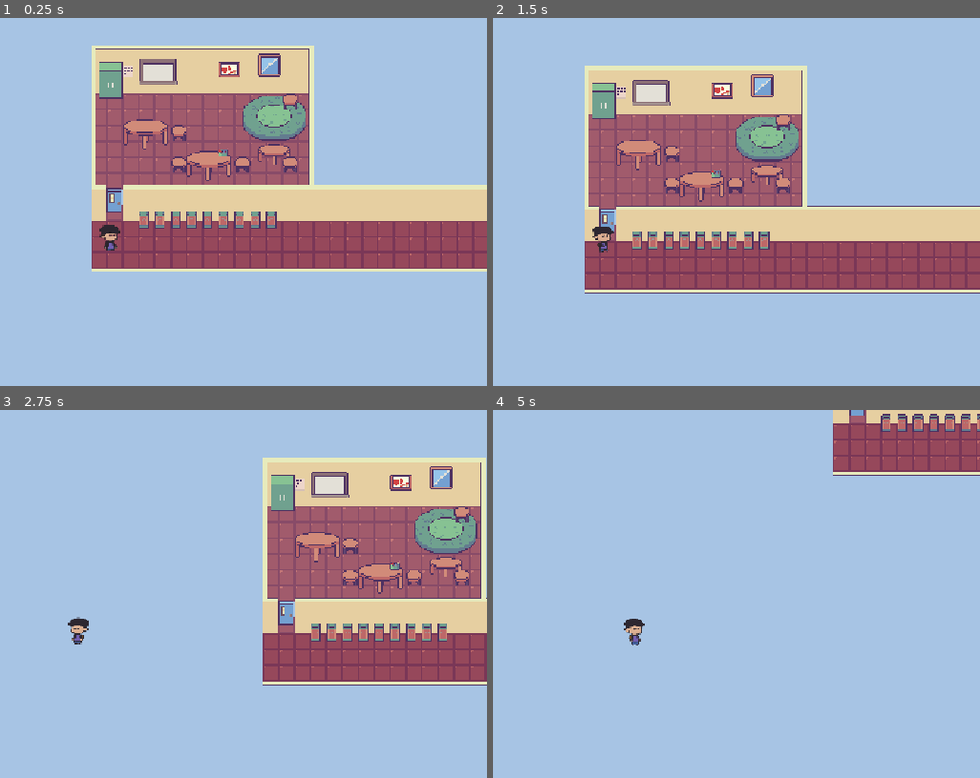
Above: before the commit, frames 1-4 (two rows, left to right).
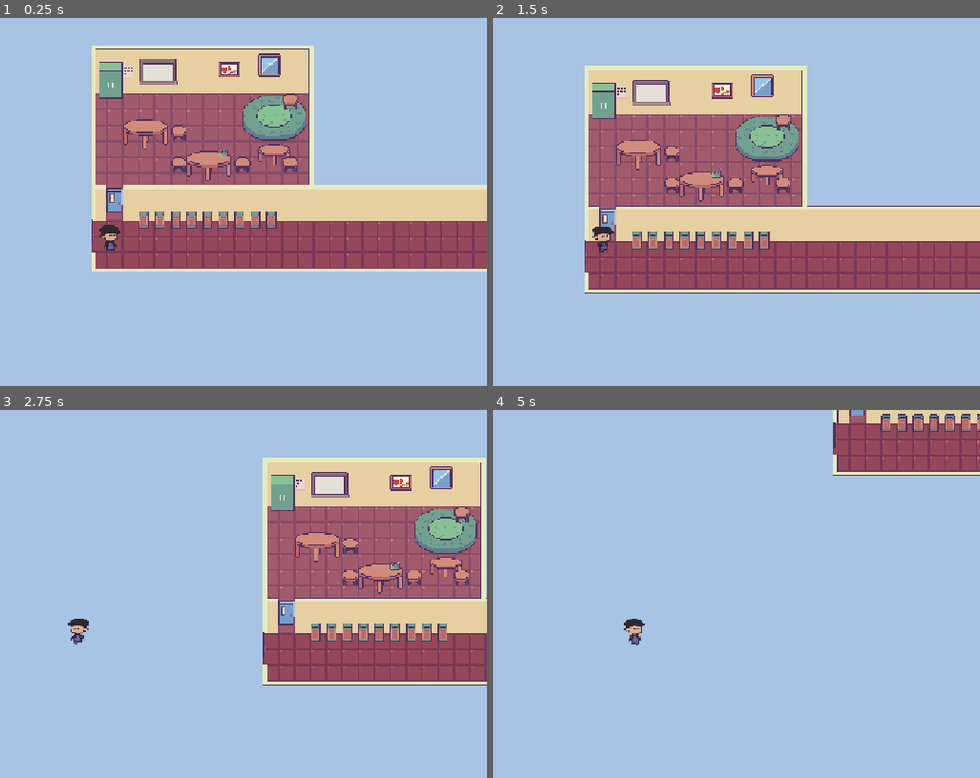
Above: after the commit, the same moments.

Repository: seat-gull/Sunny-Street-Daycare
Game: Godot game, scene res://scenes/game.tscn
Same seed, same stepped clock (60 frames per second), same inputs: the game is played once before the commit and once after it. The engine's default icon, where the game draws it, is replaced by a stand-in: a white triangle on a blue panel in a dark square.
Inputs:
- Up to frame 1 (0.25 s): no input
- Up to frame 2 (1.5 s): tap Enter at 0.5 s; hold W (move_up) from 0.53 s (still down); tap Space (dash) at 0.6, 1.35 s
- Up to frame 3 (2.75 s): release W (move_up) at 2.03 s; hold A (move_left) from 2.03 s (still down); tap Space (dash) at 2.1 s
- Up to frame 4 (5 s): tap Space (dash) at 2.85, 3.6, 4.35 s; release A (move_left) at 3.53 s; hold S (move_down) 3.53-4.28 s; hold D (move_right) from 4.28 s (still down)

The runs differ from the first frame. In frame 1, 0.1% of the frame differs, in the area x 18-20%, y 46-69%; in frame 2, 0.1%; in frame 3, 0.2%, in the area x 14-55%, y 52-74%; in frame 4, 0.2%.

Commit message:
blobby assets

Diff:
--- a/scenes/game.tscn
+++ b/scenes/game.tscn
@@ -190,7 +190,7 @@
 tile_set = SubResource("TileSet_iywne")
 
 [node name="TileMapLayer2" type="TileMapLayer" parent="TileMapLayer" unique_id=1960905698]
-tile_map_data = PackedByteArray("AAAFAP7/AQAFAAAAAAACAP7/AQA …(1375 unchanged characters)… AJAAIAAAAEAAcAAQAJAAIAAAAFAAcAAQAJAAIAAAA=")
+tile_map_data = PackedByteArray("AAAFAP7/AQAFAAAAAAACAP7/AQA …(1375 unchanged characters)… AJAAIAAAAEAAcAAQAJAAIAAAAFAAcAAQAJAAIAAAD6/wYAAQACAAEAAAD6/wcAAQACAAEAAAD6/woAAQACAAEAAAD6/wgAAQADAAgAAAA=")
 tile_set = SubResource("TileSet_lbhrr")
 
 [node name="Player" parent="." unique_id=888699418 instance=ExtResource("1_uwrxv")]
--- a/scripts/playermovement.gd
+++ b/scripts/playermovement.gd
@@ -14,7 +14,6 @@
 	direction = direction.normalized()
 
 	if Input.is_action_just_pressed("dash") and not dash.is_dashing():
-		$sprite.animation = "dash"
 		dash.start_dash(dashlength)
 	var speed = dashspeed if dash.is_dashing() else movement_speed
 
@@ -23,6 +22,8 @@
 		$sprite.flip_h = false
 	elif direction.x < 0:
 		$sprite.flip_h = true
+	if dash.is_dashing():
+		$sprite.animation = "dash"
 
 	if direction != Vector2.ZERO:
 		velocity = direction * speed
@@ -33,4 +34,8 @@
 		if $sprite.animation != "idle":
 			$sprite.animation = "idle"
 
+
+
+
+
 	move_and_slide()
Binary file added: assets/bloby idle & ded.webp
Not shown, added: assets/bloby idle & ded.webp.import
Binary file added: assets/toy blocks.webp
Not shown, added: assets/toy blocks.webp.import
